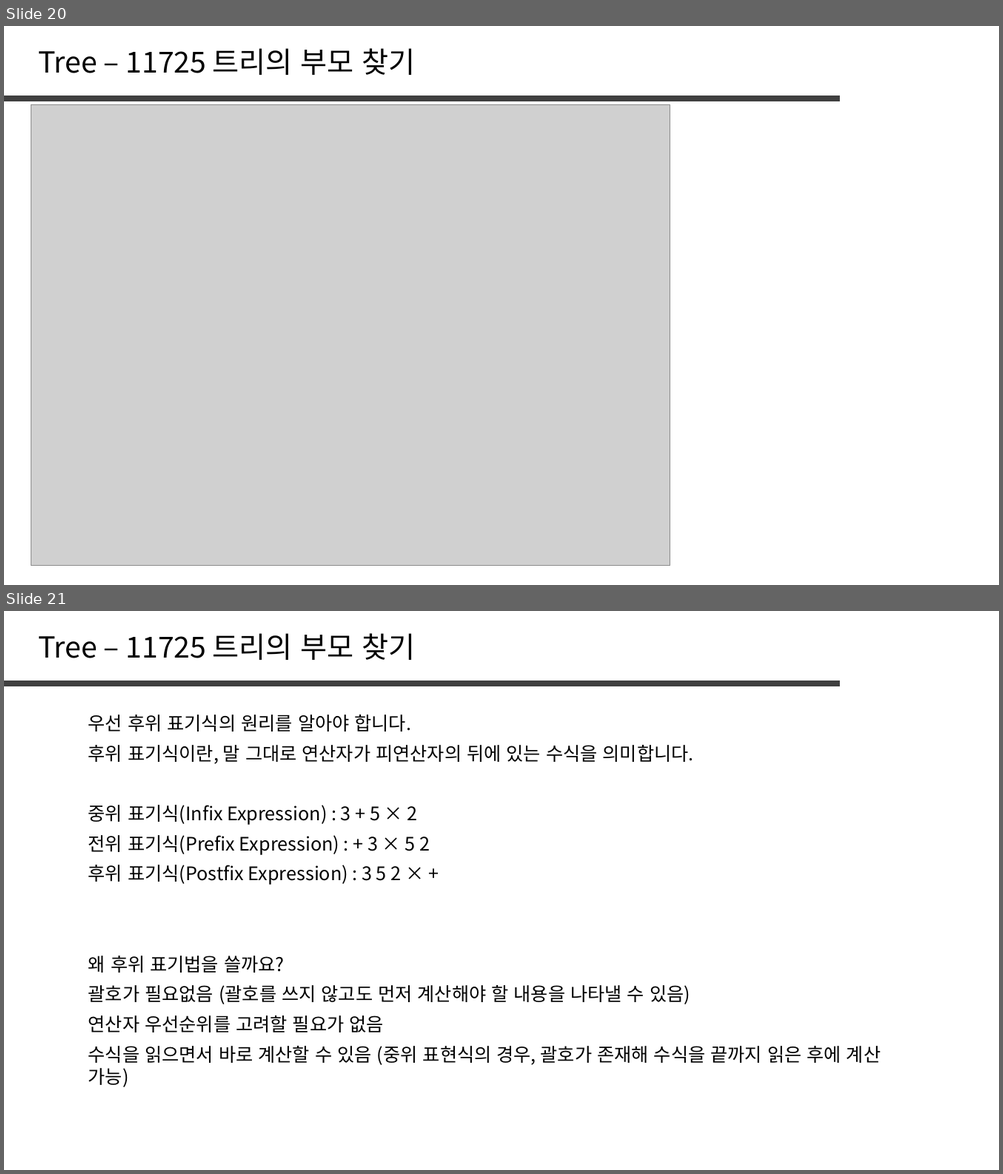
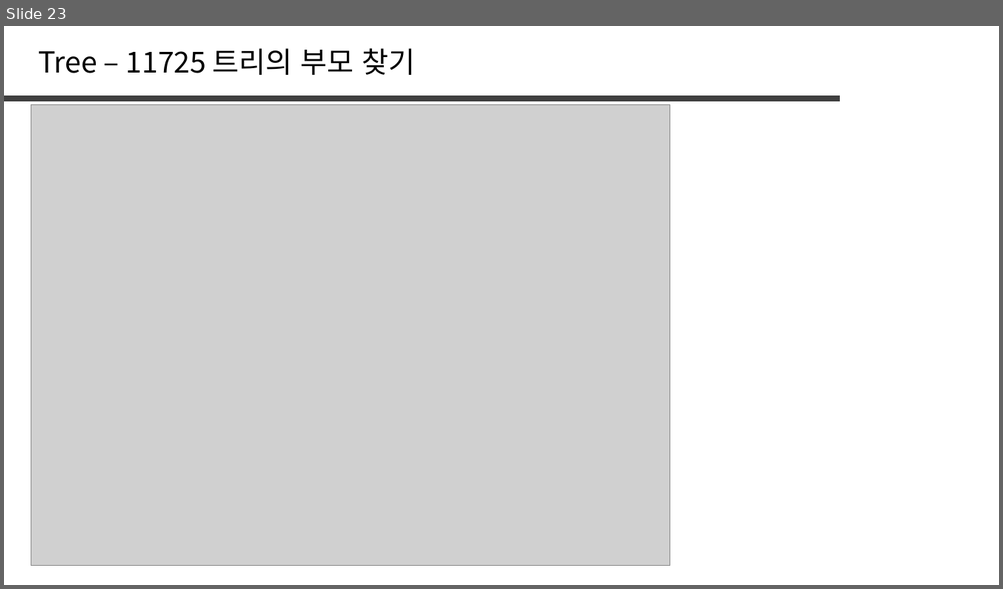
Before and after one commit to jaehoo1/PS-study, a slide deck: study/8_Tree, Graph.pptx. Shown one above the other, each under a label of ours: slides 20 and 21 before the commit, slide 23 after it. The pictures are 1003x1174 and 1003x589 pixels, drawn with LibreOffice and Linux fonts; fonts in the diff are those of the drawing; grey boxes stand for pictures. Boxes give left, top, right and bottom in pixels: in the first picture for what was removed or moved away, otherwise in the second. Text is boxed around its words. In the diff, an @@ line names an element or a change of style, - is before the commit and + after.

```diff
--- a/study/8_Tree, Graph.pptx
+++ b/study/8_Tree, Graph.pptx
@@ slide 21 removed at [4,611,999,1170], background #FFFFFF @@
@@ text removed at [38,633,415,660] @@
-Tree – 11725 트리의 부모 찾기
@@ line removed from (4, 684) to (839, 684) @@
@@ text removed at [88,715,412,732] @@
-우선 후위 표기식의 원리를 알아야 합니다.
@@ text removed at [88,745,694,764] @@
-후위 표기식이란, 말 그대로 연산자가 피연산자의 뒤에 있는 수식을 의미합니다.
@@ text removed at [88,805,417,825] @@
-중위 표기식(Infix Expression) : 3 + 5 × 2
@@ text removed at [88,835,430,855] @@
-전위 표기식(Prefix Expression) : + 3 × 5 2
@@ text removed at [88,865,401,885] @@
-후위 표기식(Postfix Expression) : 3 5 2 × +
@@ text removed at [88,956,284,973] @@
-왜 후위 표기법을 쓸까요?
@@ text removed at [88,985,690,1005] @@
-괄호가 필요없음 (괄호를 쓰지 않고도 먼저 계산해야 할 내용을 나타낼 수 있음)
@@ text removed at [88,1016,384,1033] @@
-연산자 우선순위를 고려할 필요가 없음
@@ text removed at [88,1046,880,1065] @@
-수식을 읽으면서 바로 계산할 수 있음 (중위 표현식의 경우, 괄호가 존재해 수식을 끝까지 읽은 후에 계산 가능)
@@ what was slide 20 is now slide 23 @@
```
Also in this commit, not shown: 1 slide changed, 6 slides added.
